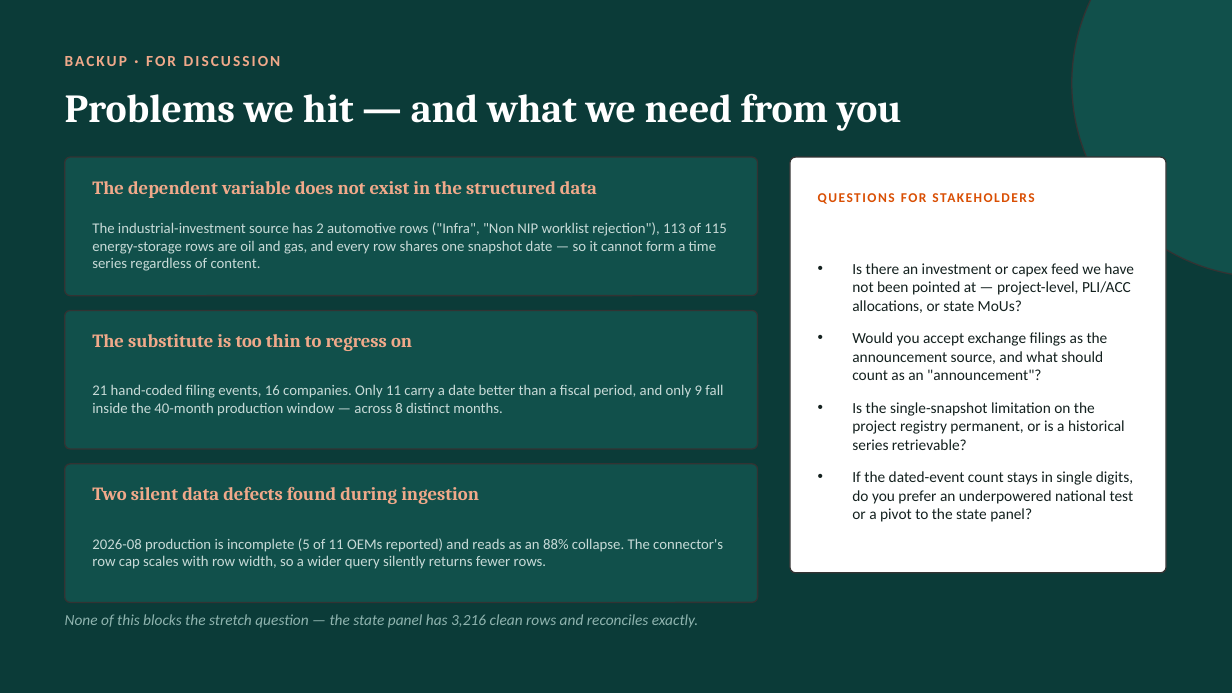
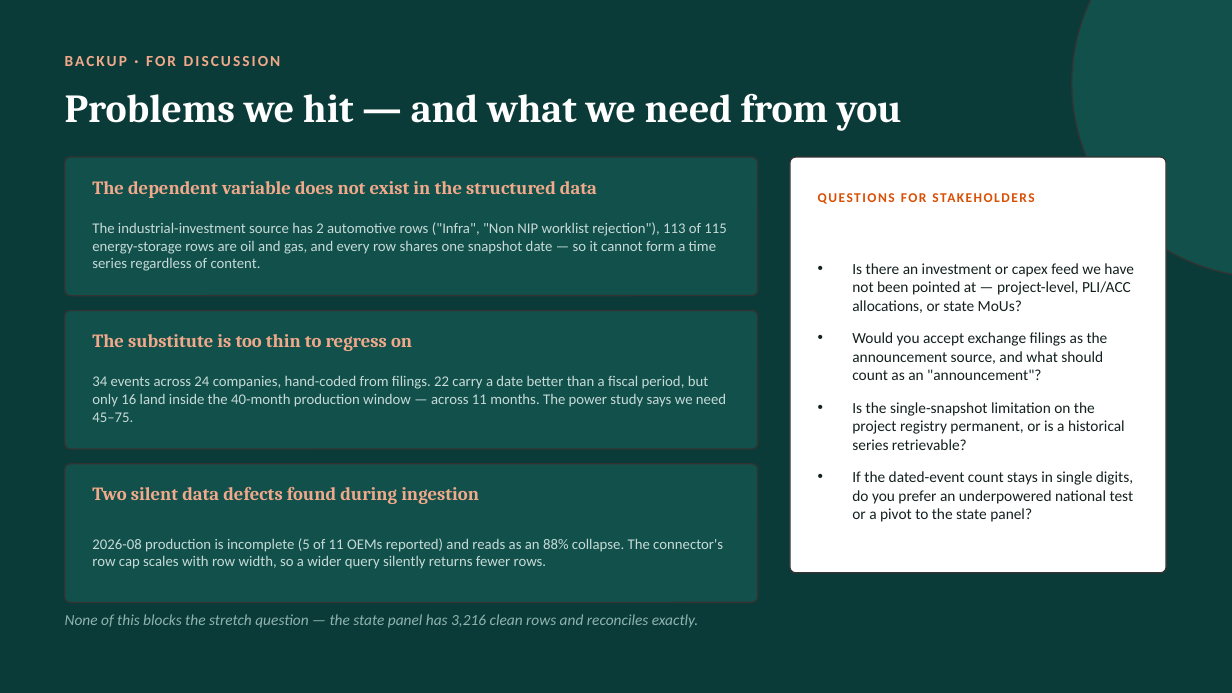
Before and after one commit to haydn-s/thurro-term-project, a slide deck: slide 8 of presentations/ev-investment-update.pptx. Drawn at 1232x693 pixels with LibreOffice and Linux fonts; fonts in the diff are those of the drawing. Boxes give left, top, right and bottom in pixels: in the first picture for what was removed or moved away, otherwise in the second. Text is boxed around its words. In the diff, an @@ line names an element or a change of style, - is before the commit and + after.

```diff
--- a/presentations/ev-investment-update.pptx
+++ b/presentations/ev-investment-update.pptx
@@ text at bbox=[92, 375, 726, 422]: text changed @@
-21 hand-coded filing events, 16 companies. Only 11 carry a date better than a fiscal period, and only 9 fall inside the 40-month production window — across 8 distinct months.
+34 events across 24 companies, hand-coded from filings. 22 carry a date better than a fiscal period, but only 16 land inside the 40-month production window — across 11 months. The power study says we need 45–75.
```
Also in this commit, not shown: 4 other slides changed, 1 other file.
